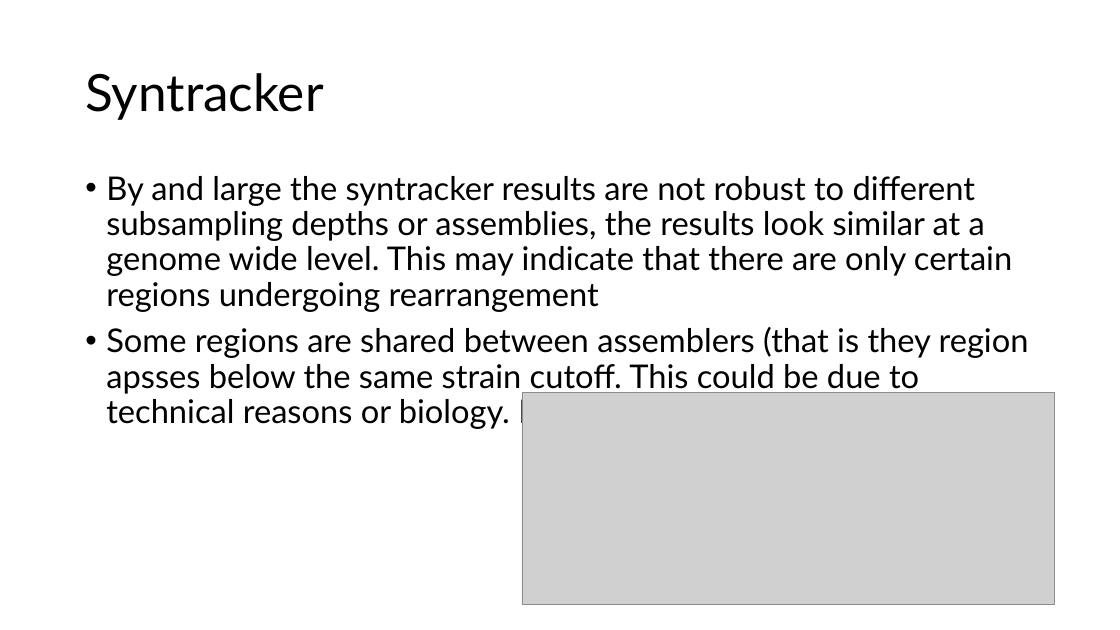
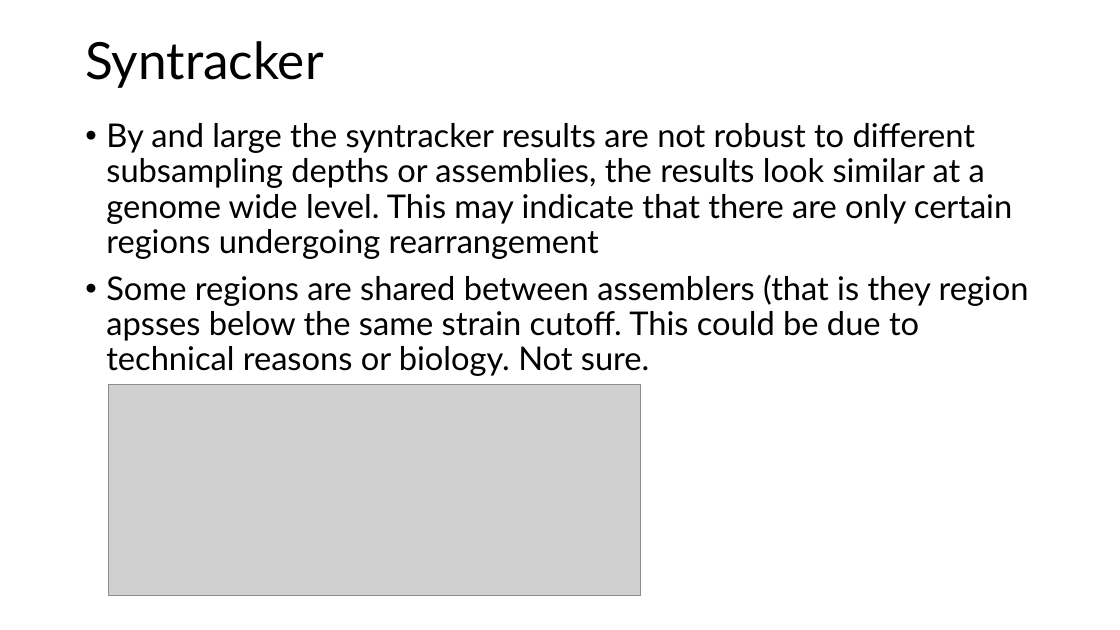
Before and after one commit to jjcolgan/snvAnalysis, a slide deck: slide 6 of pangenomicsAnalysis/pangenomics lab notebook.pptx. Drawn at 1120x630 pixels with LibreOffice and Linux fonts; fonts in the diff are those of the drawing; grey boxes stand for pictures. Boxes give left, top, right and bottom in pixels: in the first picture for what was removed or moved away, otherwise in the second. Text is boxed around its words. In the diff, an @@ line names an element or a change of style, - is before the commit and + after.

```diff
--- a/pangenomicsAnalysis/pangenomics lab notebook.pptx
+++ b/pangenomicsAnalysis/pangenomics lab notebook.pptx
@@ title "Syntracker": place and size @@
-title "Syntracker" at <box>85,73,323,120</box>
+title "Syntracker" at <box>85,41,323,88</box>
@@ text "By and large the syntracker ...": place and size @@
-text "By and large the syntracker ..." at <box>106,176,1029,430</box>
+text "By and large the syntracker ..." at <box>106,123,1029,376</box>
@@ picture: place and size @@
-picture at <box>522,393,1054,605</box>
+picture at <box>108,385,640,597</box>
```
Also in this commit, not shown: 1 slide added, 3 other files.
